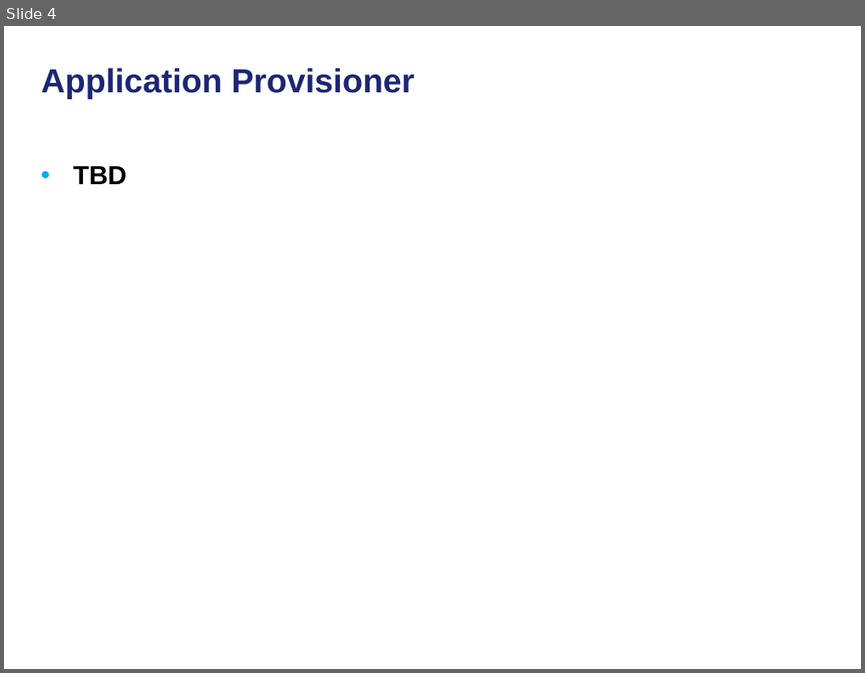
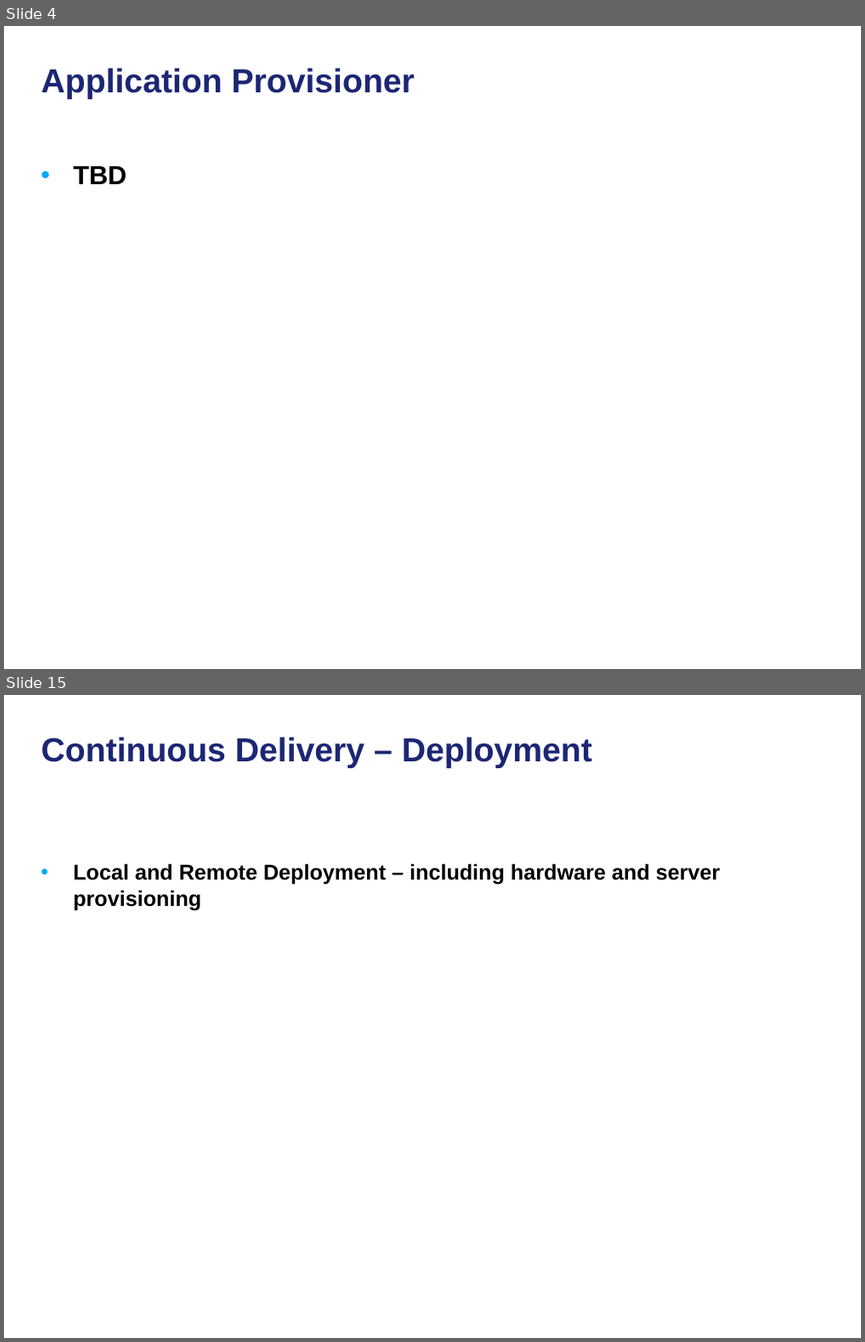
Before and after one commit to NCIP/automation, a slide deck: docs/continuous-delivery-caehr.ppt. Shown one above the other, each under a label of ours: slide 4 before the commit, slides 4 and 15 after it; the slides between them are not shown. The pictures are 865x673 and 865x1342 pixels, drawn with LibreOffice and Linux fonts; fonts in the diff are those of the drawing; background and template pictures are left out. Boxes give left, top, right and bottom in pixels: in the first picture for what was removed or moved away, otherwise in the second. Text is boxed around its words. In the diff, an @@ line names an element or a change of style, - is before the commit and + after.

```diff
--- a/docs/continuous-delivery-caehr.ppt
+++ b/docs/continuous-delivery-caehr.ppt
@@ slide 15 added at bbox=[4, 695, 861, 1338], background picture (left out) @@
@@ title added at bbox=[41, 737, 592, 768], 28 pt, text #1C2674, bold @@
+Continuous Delivery – Deployment
@@ text added at bbox=[73, 863, 721, 910], 18 pt, text #000000, bold @@
+• Local and Remote Deployment – including hardware and server provisioning
```
Also in this commit, not shown: 2 slides changed, 12 other slides added.
